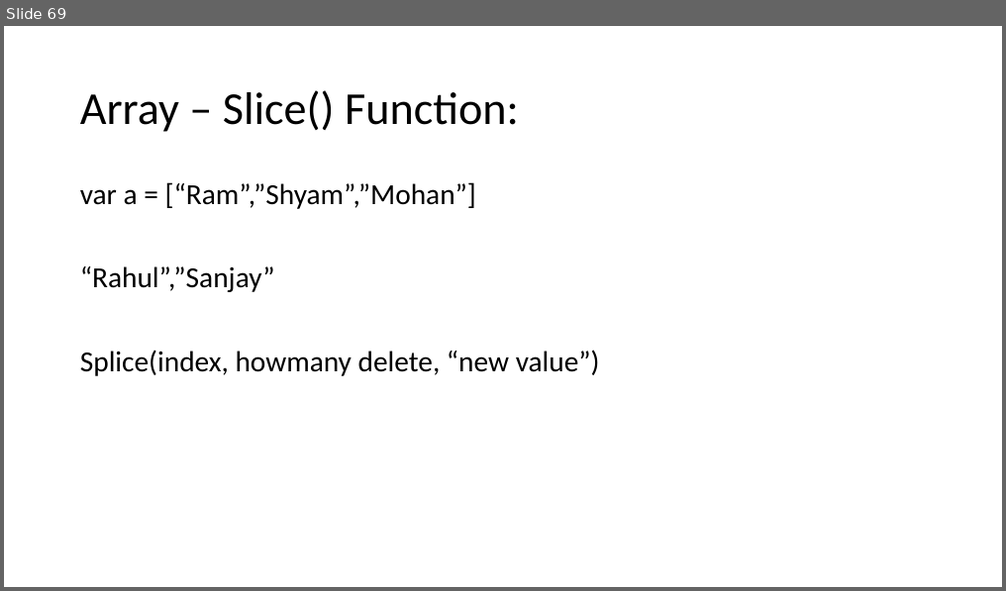
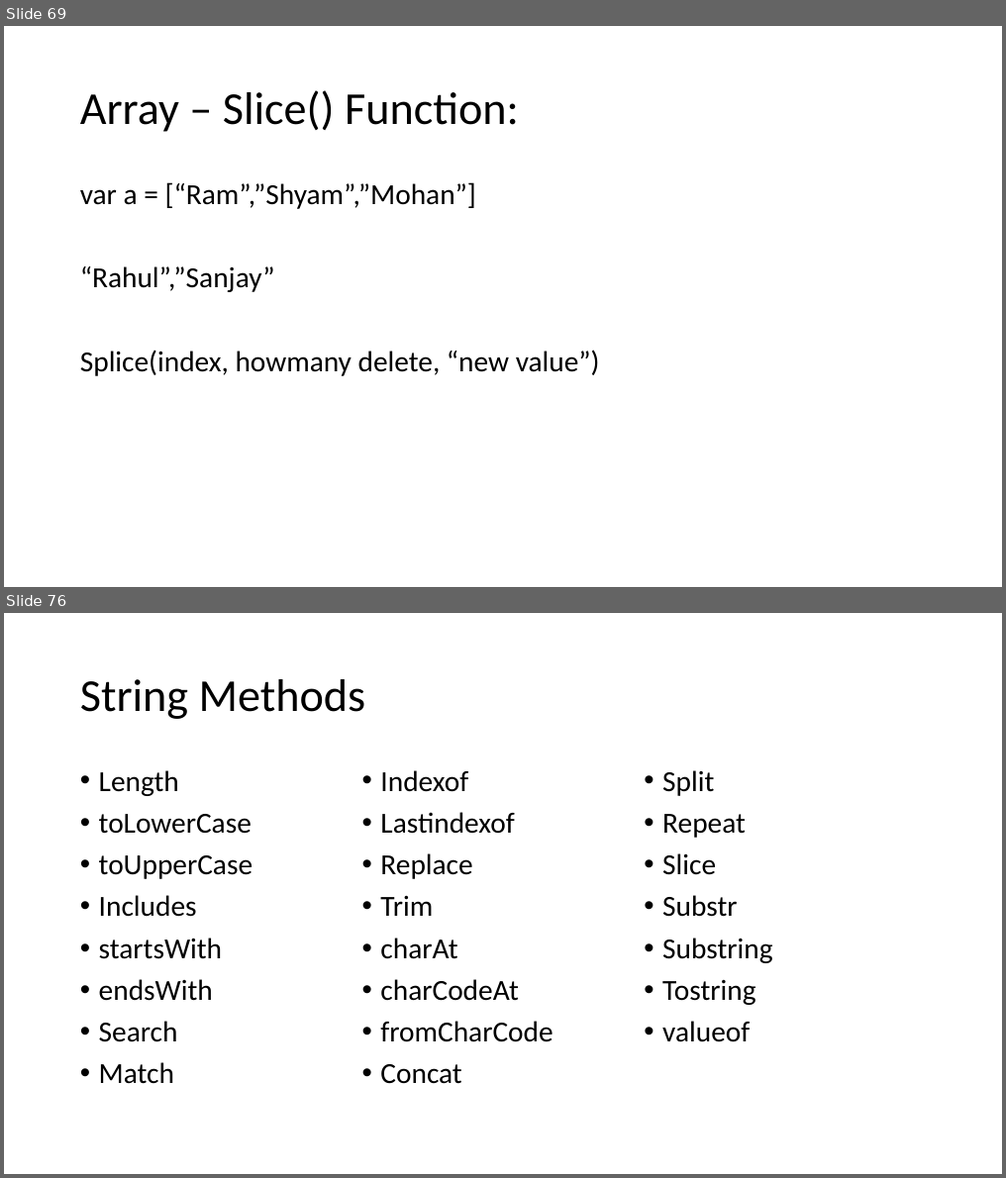
Before and after one commit to PiyushChaturvedii/Batch04, a slide deck: JavaScript.pptx. Shown one above the other, each under a label of ours: slide 69 before the commit, slides 69 and 76 after it; the slides between them are not shown. The pictures are 1006x591 and 1006x1178 pixels, drawn with LibreOffice and Linux fonts; fonts in the diff are those of the drawing. Boxes give left, top, right and bottom in pixels: in the first picture for what was removed or moved away, otherwise in the second. Text is boxed around its words. In the diff, an @@ line names an element or a change of style, - is before the commit and + after.

Commit message:
indexOF

```diff
--- a/JavaScript.pptx
+++ b/JavaScript.pptx
@@ slide 76 added at (4, 613, 1002, 1174), background #FFFFFF @@
@@ title added at (80, 679, 366, 719), 44 pt, text #000000 @@
+String Methods
@@ text added at (99, 770, 772, 1084), 28 pt, text #000000 @@
+• Length
+• toLowerCase
+• toUpperCase
+• Includes
+• startsWith
+• endsWith
+• Search
+• Match
+• Indexof
+• Lastindexof
+• Replace
+• Trim
+• charAt
+• charCodeAt
+• fromCharCode
+• Concat
+• Split
+• Repeat
+• Slice
+• Substr
+• Substring
+• Tostring
+• valueof
```
Also in this commit, not shown: 1 slide changed, 5 other slides added, 11 other files.
